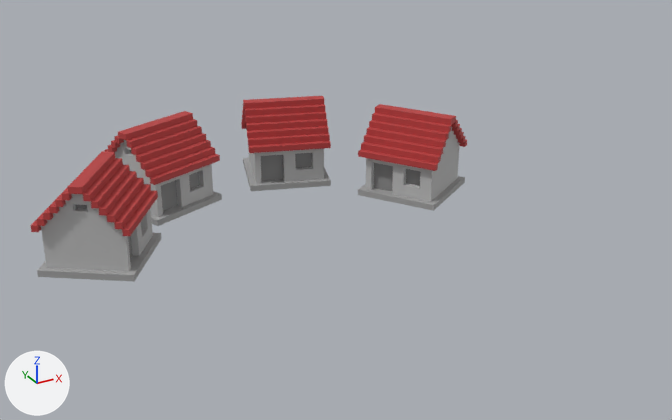
The glTF model neighborhood.glb as it was, and as the next commit left it.
Camera for both pictures: a 50 mm lens placed at (-13.8, -28.4, 15.7), pointed at (1.2, -1.1, 2.0). Lighting does not change. The marker at lower left points along +X, +Y and +Z. Where no turn or scale is listed for an object, it has been applied to the vertices. Vertices at the same position are counted once.

Names of what the first picture shows: '13', '13.001', '13.002', '13.003'.
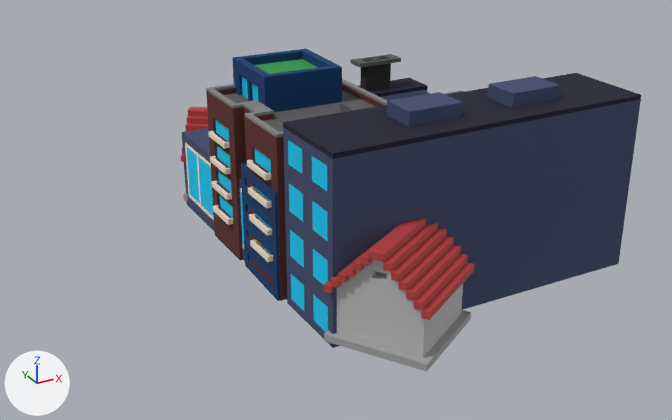
Where the change shows, as pixel boxes [x1, y1, x2, y2] in the pictures (672 x 420 px):
'Building03', added (blue): after [182, 54, 641, 348]
'13', reshaped, moved, turned: before [241, 96, 331, 191]; after [181, 107, 475, 372]
'13.003', deleted: before [31, 151, 161, 282]
    faces in mat_wall_003 (grey #bcbcbc): [41, 194, 153, 272]
    faces in mat_red_004 (red #b93e3e): [31, 151, 158, 236]
    faces in mat_objects_003 (grey #a2a2a2): [37, 233, 161, 282]
'House04', added: after [206, 79, 387, 301]
'13.002', deleted: before [358, 104, 467, 211]
    faces in mat_red_003 (red #b93e3e): [358, 104, 467, 171]
    faces in mat_wall_002 (grey #bcbcbc): [366, 127, 460, 202]
    faces in mat_objects_002 (grey #a2a2a2): [358, 176, 465, 211]
    faces in mat_windows_002 (grey #888888): [374, 163, 421, 191]
'House03', added (blue): after [233, 49, 342, 301]
'13.001', deleted: before [104, 111, 222, 226]
    faces in mat_red_001 (red #b93e3e): [104, 111, 220, 185]
    faces in mat_wall_001 (grey #bcbcbc): [115, 140, 213, 217]
    faces in mat_objects_001 (grey #a2a2a2): [151, 191, 222, 226]
    faces in mat_windows_001 (grey #888888): [130, 150, 200, 211]
'House01', added: after [256, 239, 262, 246]
part 1 of me_13, added: after [324, 218, 475, 372]
part 2 of me_13, added (red): after [181, 107, 208, 201]

Patch to the scene script:
```diff
--- a/neighborhood.glb.py
+++ b/neighborhood.glb.py
@@ me_13 @@
 me_13.from_pydata(...)  # 180 vertices, 352 faces; spans x -21.75..-18.25, y 0.25..3.75, z 8.25..11.75
 # used by ob_13; location = (25.19, 10.3, 0.0); rotation_euler = (1.571, 0.0, -0.318), in degrees (90, 0, -18)
+# me_13 part 1: the loose piece of 172 vertices spanning x -21.75..-18.25, y 0.25..3.75, z 8.25..11.75 is copied, and the copy is turned -39.1 degrees about the y axis through its middle, then moved by (5.16, 0.0, 2.73); it spans x -17.3..-12.37, y 0.25..3.75, z 10.27..15.19
+# me_13 part 2: the loose piece of 172 vertices spanning x -21.75..-18.25, y 0.25..3.75, z 8.25..11.75 is copied, and the copy is turned 73.6 degrees about the y axis through its middle, then moved by (-7.79, 0.0, 7.06); it spans x -29.96..-25.61, y 0.25..3.75, z 14.88..19.23
 me_13.materials.append(mat_wall_01)
@@ me_13 @@
 me_13.materials.append(mat_red_002)
+me_13.materials.append(mat_wall_001)  # grey #bcbcbc
+me_13.materials.append(mat_grass_001)  # white #ffffff
+me_13.materials.append(mat_objects_001)  # grey #a2a2a2
+me_13.materials.append(mat_windows_001)  # grey #888888
+me_13.materials.append(mat_red_001)  # red #b93e3e
+me_13.materials.append(mat_wall_002)  # grey #bcbcbc
+me_13.materials.append(mat_grass_002)  # green #6fbc57
+me_13.materials.append(mat_objects_002)  # grey #a2a2a2
+me_13.materials.append(mat_windows_002)  # grey #888888
+me_13.materials.append(mat_red_003)  # red #b93e3e
+me_13.materials.append(mat_wall_003)  # grey #bcbcbc
+me_13.materials.append(mat_objects_003)  # grey #a2a2a2
+me_13.materials.append(mat_windows_003)  # grey #888888
+me_13.materials.append(mat_red_004)  # red #b93e3e
@@ ob_13 @@
 ob_13 = bpy.data.objects.new('13', me_13)
-ob_13.location = (25.19, 10.3, 0.0)
-ob_13.rotation_euler = (1.571, 0.0, -0.318)  # degrees (90, 0, -18)
+ob_13.location = (7.52, -25.05, 0.0)
+ob_13.rotation_euler = (1.571, 0.0, -1.901)  # degrees (90, 0, -109)
@@ ob_13_001 @@
-ob_13_001 = bpy.data.objects.new('13.001', me_13_001)
@@ ob_13_002 @@
-ob_13_002 = bpy.data.objects.new('13.002', me_13_002)
@@ ob_13_003 @@
-ob_13_003 = bpy.data.objects.new('13.003', me_13_003)
@@ ob_building03 @@
+ob_building03 = bpy.data.objects.new('Building03', me_building03)  # 200 vertices, 392 faces; spans x -4.01..8.02, y -6.47..6.47, z 0.0..6.95; in mat_palette_005 (picture img_building03)
+ob_building03.location = (2.13, 0.0, 0.0)
@@ ob_house03 @@
+ob_house03 = bpy.data.objects.new('House03', me_house03)  # 159 vertices, 314 faces; spans x -2.1..2.1, y -3.06..3.03, z 0.0..7.0; in mat_palette_003 (picture img_house03)
+ob_house03.location = (0.0, 0.0, 0.0)
@@ ob_house01 @@
+ob_house01 = bpy.data.objects.new('House01', me_house01)  # 310 vertices, 656 faces; spans x -1.66..2.55, y -2.29..3.38, z 0.0..3.92; in mat_palette_001 (picture img_house01)
+ob_house01.location = (-0.31, -0.51, 0.0)
@@ ob_house04 @@
+ob_house04 = bpy.data.objects.new('House04', me_house04)  # 402 vertices, 800 faces; spans x -2.2..3.0, y -2.5..3.5, z 0.0..6.0; in mat_palette (picture img_house04)
+ob_house04.location = (0.0, -0.48, 0.0)
```
